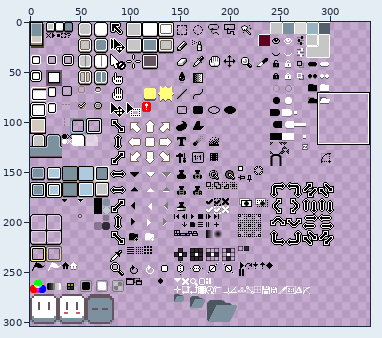
Two versions of one sprite sheet, data/extensions/aseprite-theme/sheet.png. Above, an overview of the earlier version with the close-up marked.
Close-up. Old version:
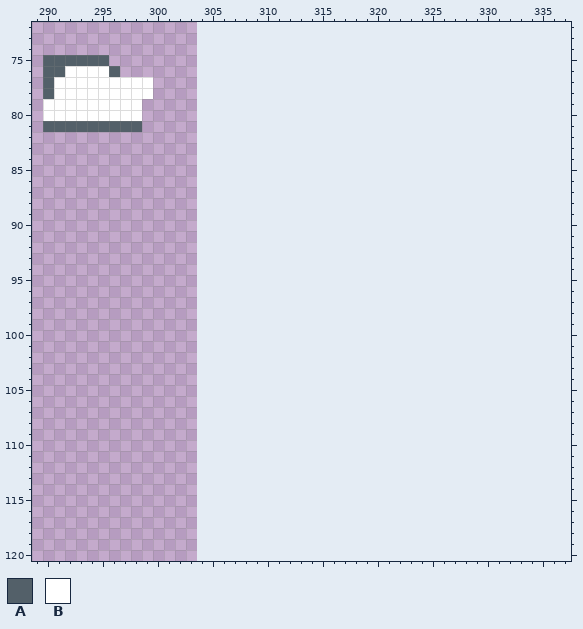
The file is 304x304 pixels. Pixels under 10% opacity are left out. Colours within 5 levels of each other are drawn and written as one. Shown: x 289..337, y 72..120. The old version is drawn lined up with the new one, on the new canvas.
Palette (. is transparent): A #536069  B #ffffff
Pixels before (only the part around the change), first column x 291:
 72 ...............................................
 73 ...............................................
 74 ...............................................
 75 AAAAA..........................................
 76 ABBBBA.........................................
 77 BBBBBBBBB......................................
 78 BBBBBBBBB......................................
 79 BBBBBBBB.......................................
 80 BBBBBBBB.......................................
 81 AAAAAAAA.......................................
 82 ...............................................
 83 ...............................................
 84 ...............................................
 85 ...............................................
 86 ...............................................
 87 ...............................................
 88 ...............................................
 89 ...............................................
 90 ...............................................
 91 ...............................................
 92 ...............................................
 93 ...............................................
 94 ...............................................
 95 ...............................................
 96 ...............................................
 97 ...............................................
 98 ...............................................
 99 ...............................................
100 ...............................................
101 ...............................................
102 ...............................................
103 ...............................................
104 ...............................................
105 ...............................................
106 ...............................................
107 ...............................................
108 ...............................................
109 ...............................................
110 ...............................................
111 ...............................................
112 ...............................................
113 ...............................................
114 ...............................................
115 ...............................................
116 ...............................................
117 ...............................................
118 ...............................................
119 ...............................................
120 ...............................................
After the commit:
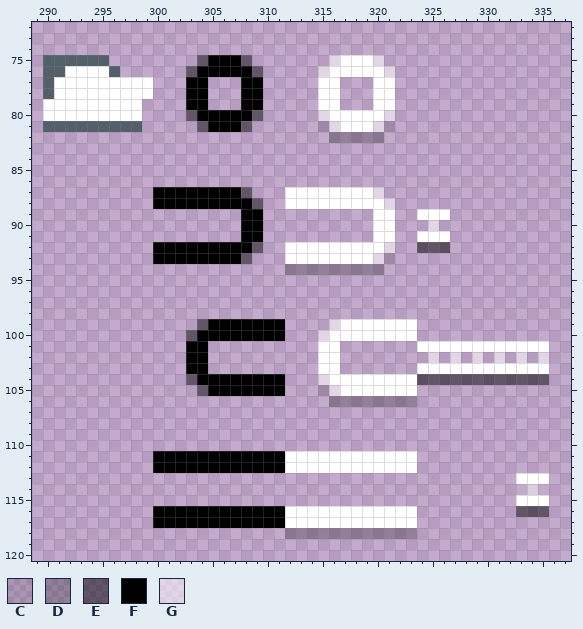
Colours new in this view: C #00000020  D #00000040  E #00000080  F #000000  G #ffffff80
The edit:
canvas 304x304 -> 340x304
Changed rows in their new state; - is an unchanged pixel.
first column x 303:
 75 -EFFFE-------GBBBG-
 76 EFFFFFE-----GBBBBBG
 77 FF---FF-----BB---BB
 78 FF---FF-----BB---BB
 79 FF---FF-----BB---BB
 80 EFFFFFE-----GBBBBBG
 81 -EFFFE------CGBBBGC
 82 -------------DDDDD-
first column x 300:
 87 FFFFFFFFE---BBBBBBBBG------
 88 FFFFFFFFFE--BBBBBBBBBG-----
 89 --------FF----------BB--BBB
 90 --------FF----------BB---G-
 91 --------FF----------BB--BBB
 92 FFFFFFFFFE--BBBBBBBBBG--EEE
 93 FFFFFFFFE---BBBBBBBBGC-----
 94 ------------DDDDDDDDD------
first column x 303:
 99 -EFFFFFFF----GBBBBBBB------------
100 EFFFFFFFF---GBBBBBBBB------------
101 FF----------BB-------BBBBBBBBBBBB
102 FF----------BB--------G-G-G-G-G-G
103 FF----------BB-------BBBBBBBBBBBB
104 EFFFFFFFF---GBBBBBBBBEEEEEEEEEEEE
105 -EFFFFFFF---CGBBBBBBB------------
106 -------------DDDDDDDD------------
first column x 300:
111 FFFFFFFFFFFFBBBBBBBBBBBB------------
112 FFFFFFFFFFFFBBBBBBBBBBBB------------
113 ---------------------------------BBB
114 ----------------------------------G-
115 ---------------------------------BBB
116 FFFFFFFFFFFFBBBBBBBBBBBB---------EEE
117 FFFFFFFFFFFFBBBBBBBBBBBB------------
118 ------------DDDDDDDDDDDD------------
Changed places in both close-ups, as pixel boxes (x1, y1, x2, y2):
added: (186, 55, 263, 132)
added: (318, 55, 395, 143)
added: (153, 187, 450, 275)
added: (186, 319, 549, 407)
added: (153, 451, 417, 539)
added: (516, 473, 549, 517)
